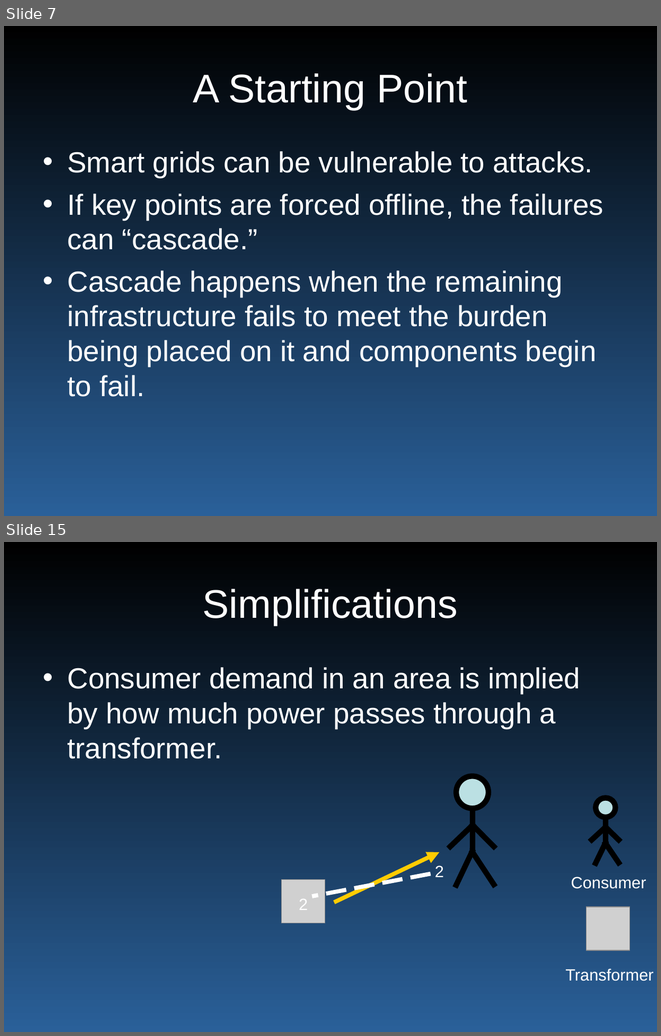
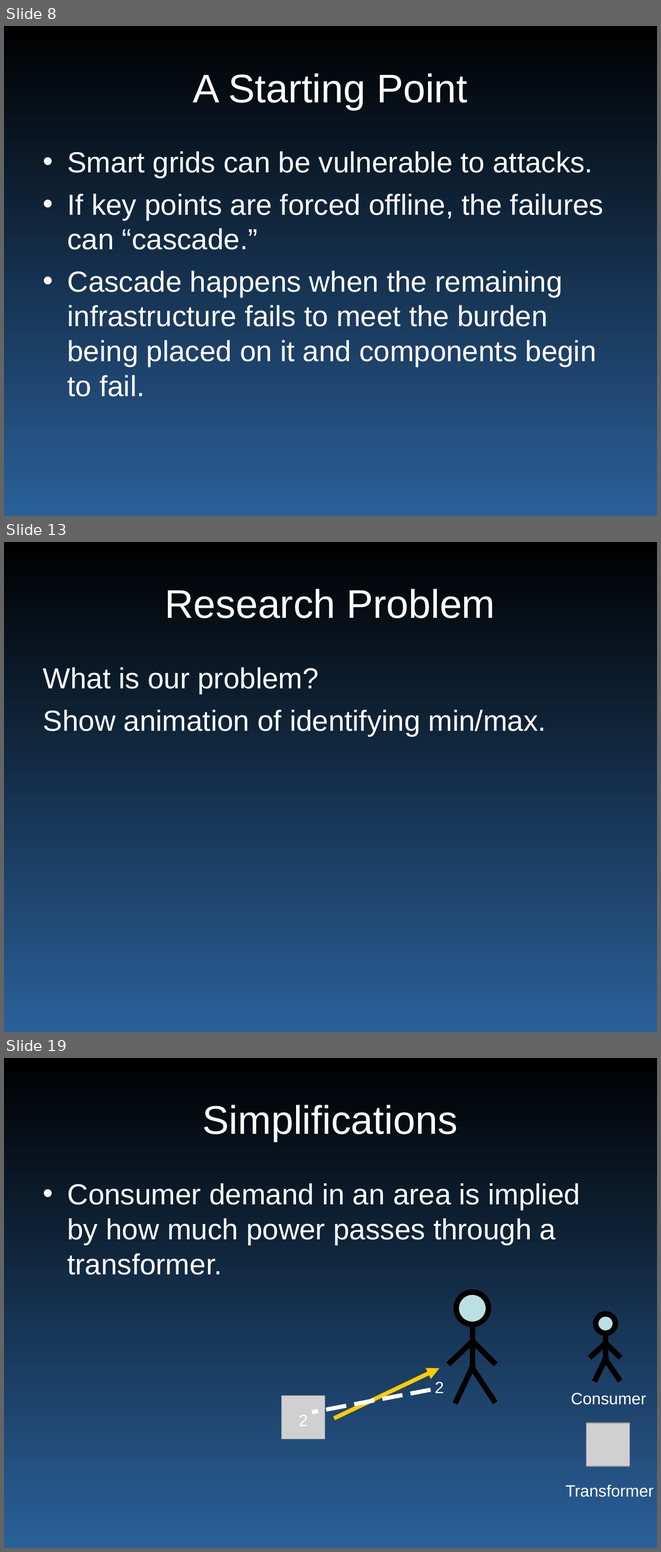
Before and after one commit to wyatt8740/CS460_Capstone, a slide deck: smartgrid_465.ppt. Shown one above the other, each under a label of ours: slides 7 and 15 before the commit, slides 8, 13 and 19 after it; the slides between them are not shown. The pictures are 661x1036 and 661x1552 pixels, drawn with LibreOffice and Linux fonts; fonts in the diff are those of the drawing; grey boxes stand for pictures. Boxes give left, top, right and bottom in pixels: in the first picture for what was removed or moved away, otherwise in the second. Text is boxed around its words. In the diff, an @@ line names an element or a change of style, - is before the commit and + after.

```diff
--- a/smartgrid_465.ppt
+++ b/smartgrid_465.ppt
@@ slide 13 added at [4,542,657,1032], background gradient #000000 to #2A6099 @@
@@ title added at [165,589,495,618], 44 pt, text #FFFFFF @@
+Research Problem
@@ text added at [43,667,546,735], 32 pt, text #FFFFFF @@
+What is our problem?
+Show animation of identifying min/max.
@@ what was slide 7 is now slide 8 @@
@@ what was slide 15 is now slide 19 @@
```
Also in this commit, not shown: 9 slides changed, 6 other slides added.
